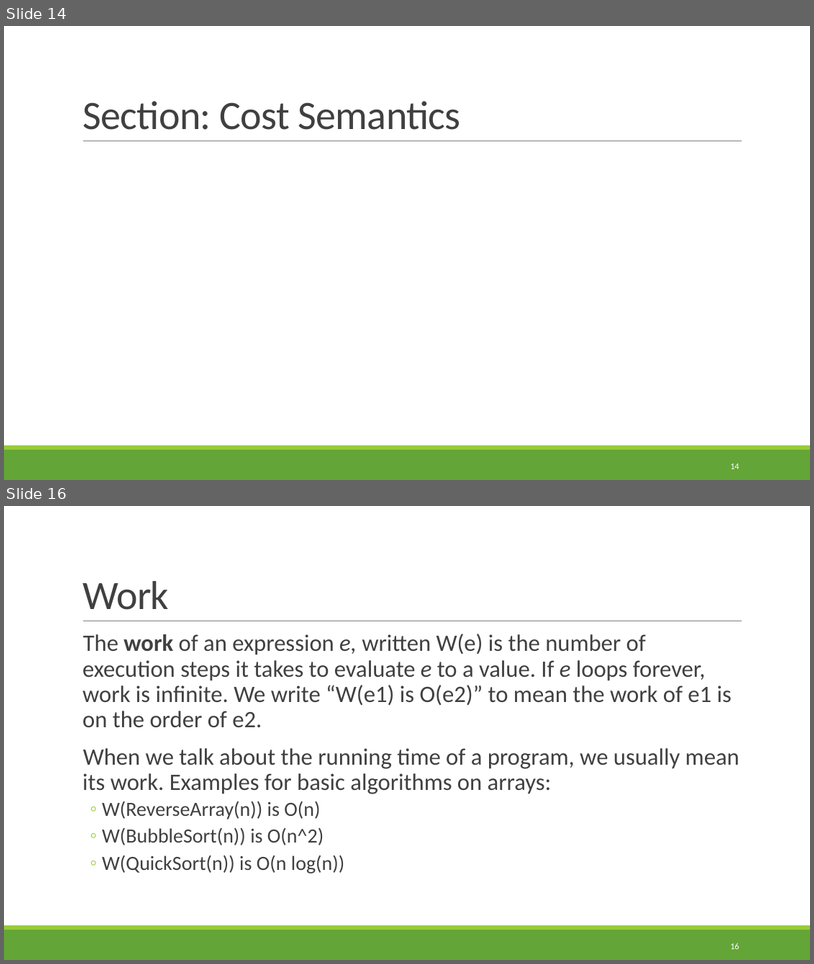
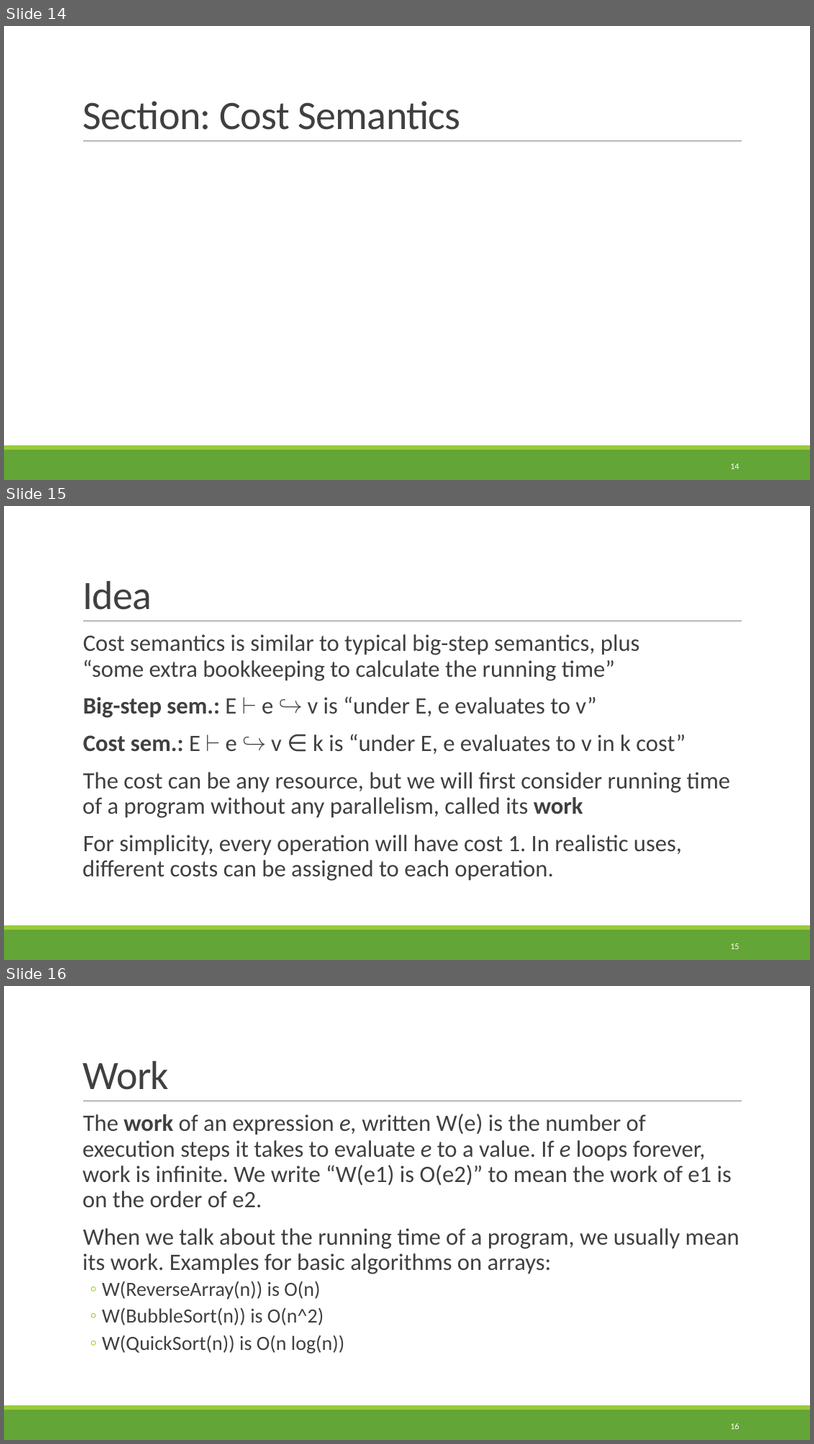
Before and after one commit to rbohrer/pl-course, a slide deck: LectureSlides/99ParallelFunctional.pptx. Shown one above the other, each under a label of ours: slides 14 and 16 before the commit, slides 14, 15 and 16 after it; the slides between them are not shown. The pictures are 814x964 and 814x1444 pixels, drawn with LibreOffice and Linux fonts; fonts in the diff are those of the drawing. Boxes give left, top, right and bottom in pixels: in the first picture for what was removed or moved away, otherwise in the second. Text is boxed around its words. In the diff, an @@ line names an element or a change of style, - is before the commit and + after.

```diff
--- a/LectureSlides/99ParallelFunctional.pptx
+++ b/LectureSlides/99ParallelFunctional.pptx
@@ slide 15 added at (4, 506, 810, 960), background #FFFFFF; not listed: 3 template elements that a slide beside it also shows @@
@@ title added at (82, 581, 152, 610), 48 pt, text #404040 @@
+Idea
@@ text added at (82, 634, 731, 880), 28 pt, text #404040 @@
+  Cost semantics is similar to typical big-step semantics, plus
+  “some extra bookkeeping to calculate the running time”
+  Big-step sem.: E ⊢ e ↪ v is “under E, e evaluates to v”
+  Cost sem.: E ⊢ e ↪ v ∈ k is “under E, e evaluates to v in k cost”
+  The cost can be any resource, but we will first consider running time of a program without any parallelism, called its work
+  For simplicity, every operation will have cost 1. In realistic uses, different costs can be assigned to each operation.
@@ page number added at (730, 943, 739, 949), 10.5 pt, text #FFFFFF @@
+15
```
Also in this commit, not shown: 2 slides changed, 5 other slides added, 4 slides removed.
